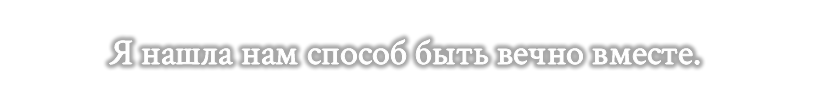
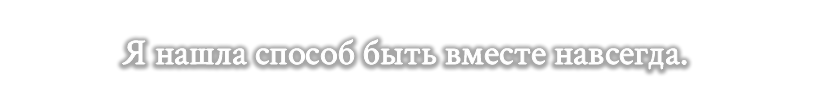
Revision of a layered 816 × 108 image; what changed, layer by layer:
renamed "Я нашла нам способ быть вечно вместе." to "Я нашла способ быть вместе навсегда.", painted on it over left=109, top=39, right=700, bottom=69
